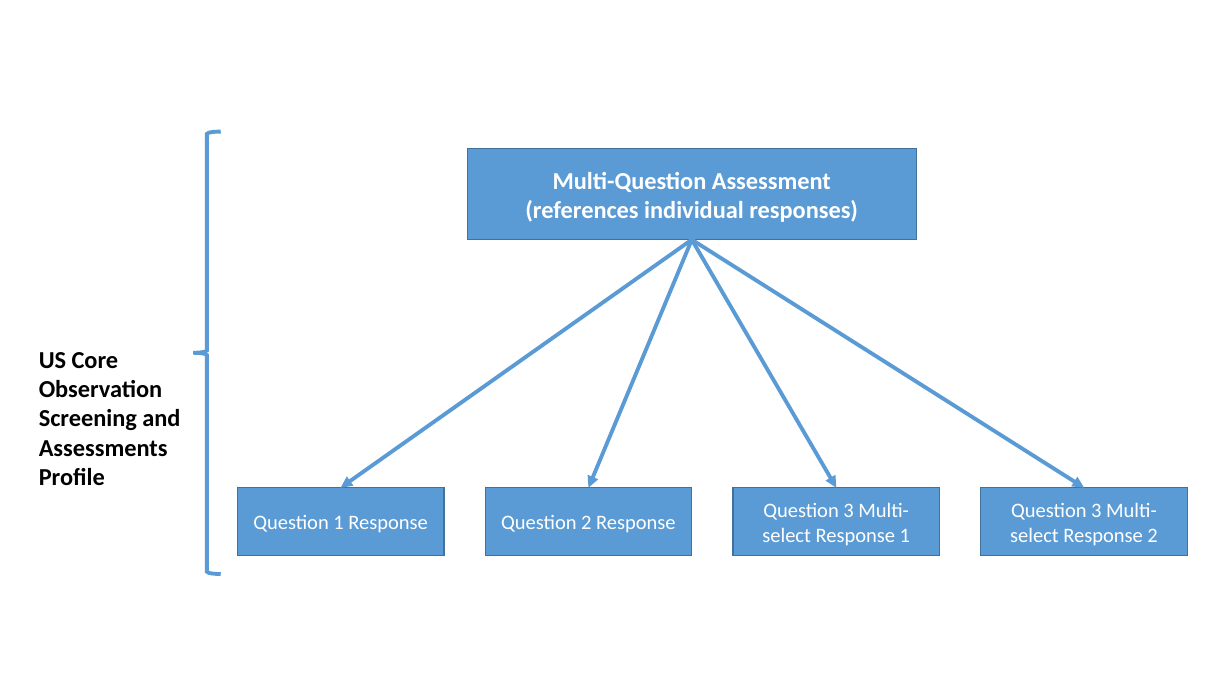
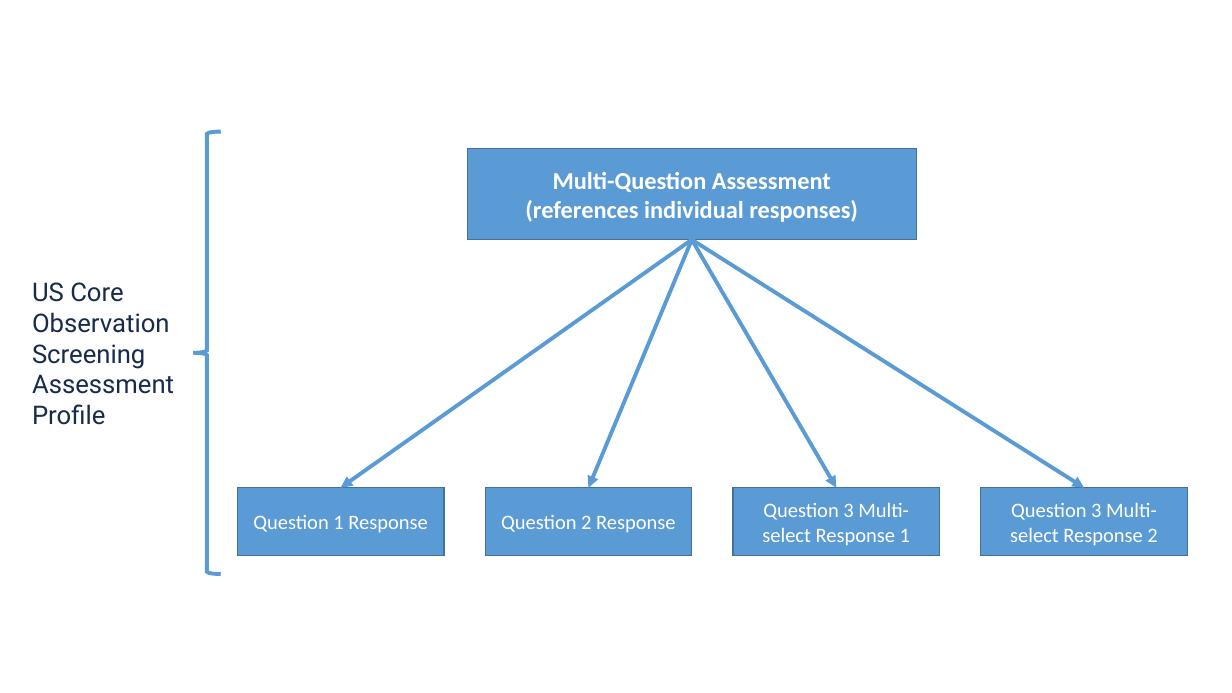
Before and after one commit to HL7/US-Core, a slide deck: slide 5 of input/images-source/5.0.1_SDOHAssessmentDiagrams_USCore_C-CDA.pptx. Drawn at 1232x693 pixels with LibreOffice and Linux fonts; fonts in the diff are those of the drawing. Boxes give left, top, right and bottom in pixels: in the first picture for what was removed or moved away, otherwise in the second. Text is boxed around its words. In the diff, an @@ line names an element or a change of style, - is before the commit and + after.

Commit message:
Update description of Screening Assessments Profile [FHIR-39949],Change Header [FHIR-39950]

```diff
--- a/input/images-source/5.0.1_SDOHAssessmentDiagrams_USCore_C-CDA.pptx
+++ b/input/images-source/5.0.1_SDOHAssessmentDiagrams_USCore_C-CDA.pptx
@@ text at (x1=32, y1=282, x2=174, y2=425): text changed; size 19 to 20 pt; font Calibri to Roboto; text colour #000000 to #172B4D; bold off @@
-US Core Observation Screening and Assessments Profile
+US Core Observation Screening Assessment Profile
```
Also in this commit, not shown: 3 other files.
